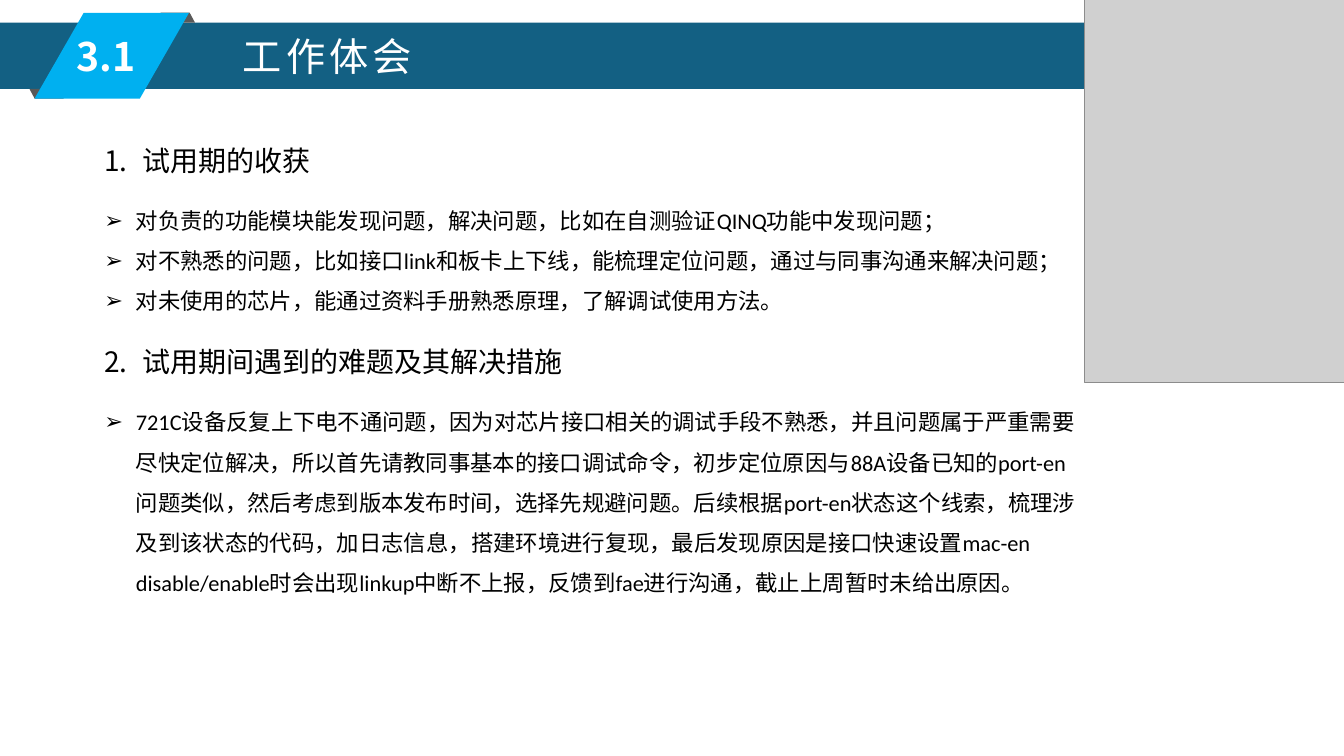
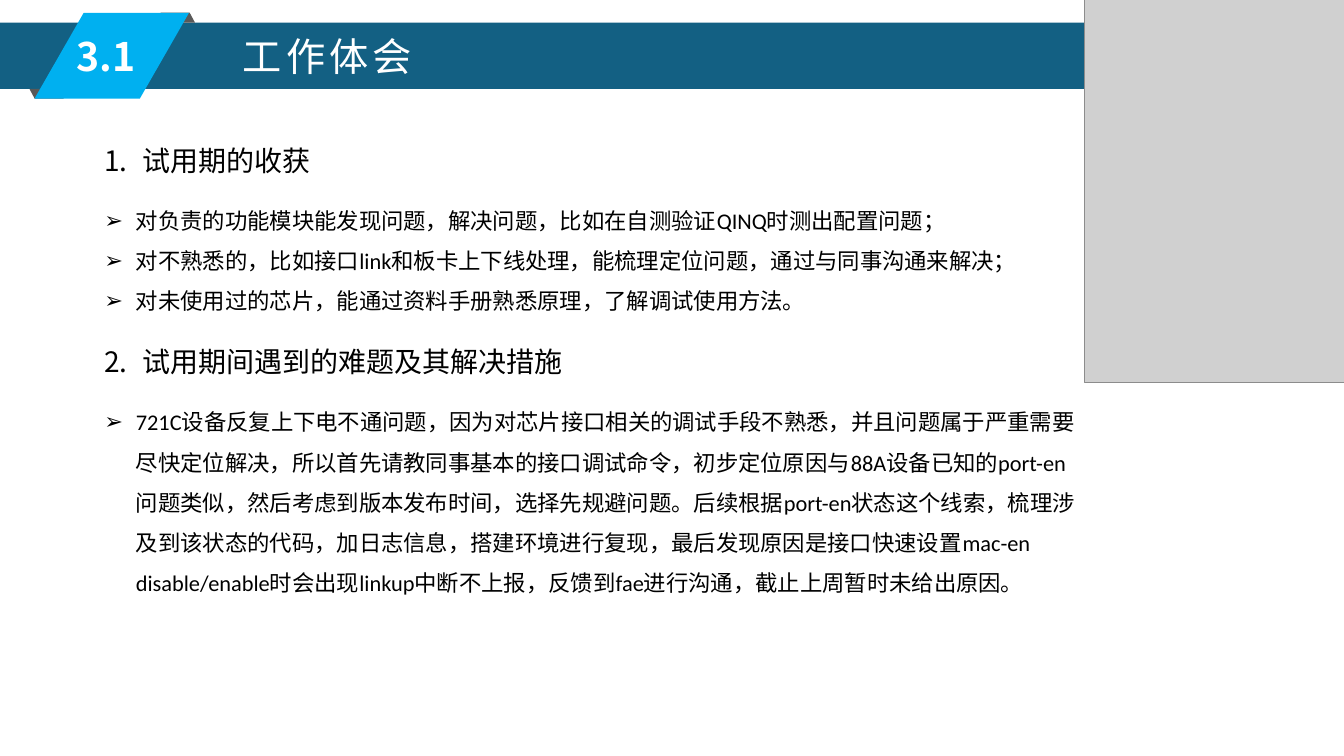
Before and after one commit to abo-wust/notes, a slide deck: slide 8 of 工作笔记/raisecom/02 部门规范/转正答辩PPT模板(软件部).pptx. Drawn at 1344x756 pixels with LibreOffice and Linux fonts; fonts in the diff are those of the drawing; grey boxes stand for pictures. Boxes give left, top, right and bottom in pixels: in the first picture for what was removed or moved away, otherwise in the second. Text is boxed around its words. In the diff, an @@ line names an element or a change of style, - is before the commit and + after.

```diff
--- a/工作笔记/raisecom/02 部门规范/转正答辩PPT模板(软件部).pptx
+++ b/工作笔记/raisecom/02 部门规范/转正答辩PPT模板(软件部).pptx
@@ text at (x1=136, y1=210, x2=1016, y2=312): text changed @@
-➢ 对负责的功能模块能发现问题，解决问题，比如在自测验证QINQ功能中发现问题；
-➢ 对不熟悉的问题，比如接口link和板卡上下线，能梳理定位问题，通过与同事沟通来解决问题；
-➢ 对未使用的芯片，能通过资料手册熟悉原理，了解调试使用方法。
+➢ 对负责的功能模块能发现问题，解决问题，比如在自测验证QINQ时测出配置问题；
+➢ 对不熟悉的，比如接口link和板卡上下线处理，能梳理定位问题，通过与同事沟通来解决；
+➢ 对未使用过的芯片，能通过资料手册熟悉原理，了解调试使用方法。
```
Also in this commit, not shown: 3 other slides changed.
